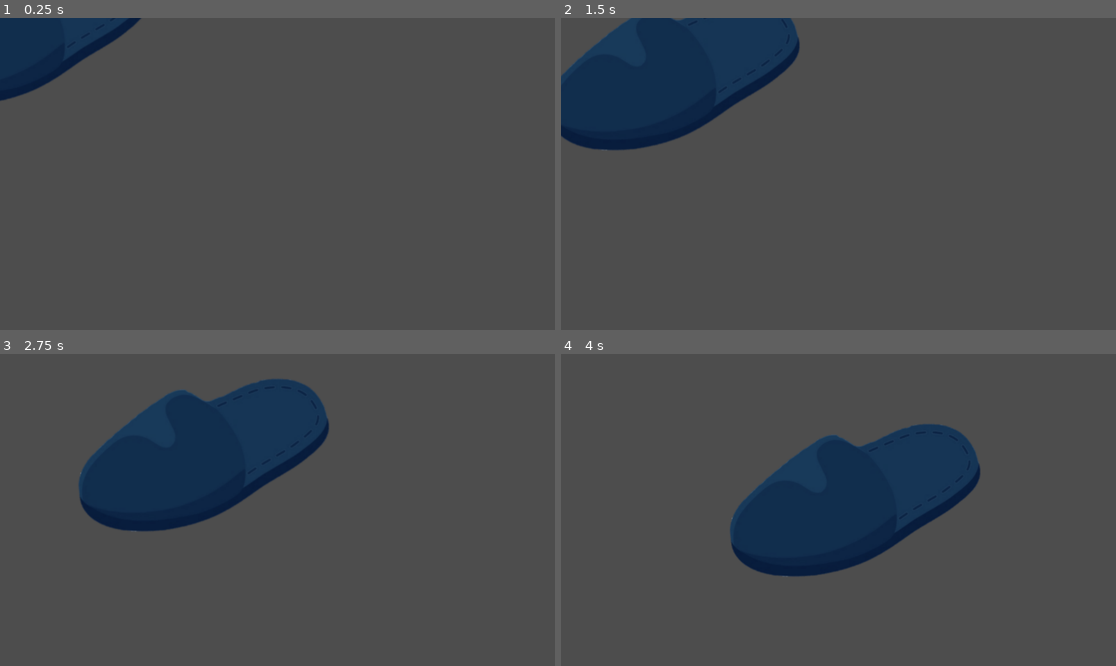
Above: before the commit, frames 1-4 (two rows, left to right).
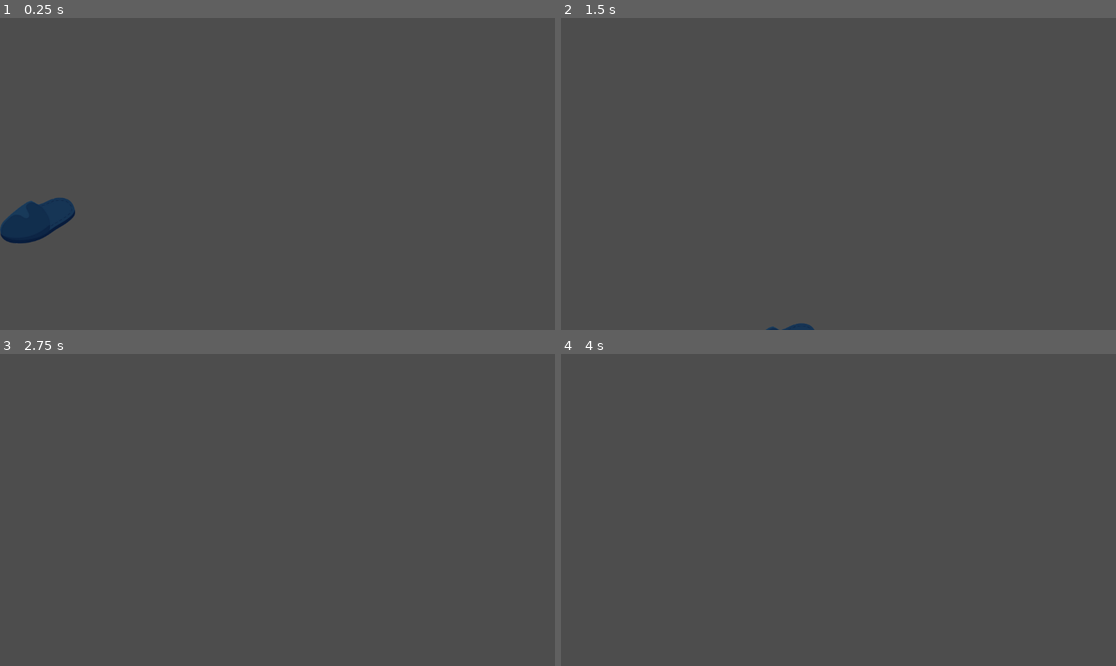
Above: after the commit, the same moments.

Repository: Youho1/Neko2D
Game: Godot game, scene res://Scene/heavy sripper.tscn
Two runs of this game, one before a commit and one after it. Both use one fixed random seed, a clock stepped at 60 frames per second and the inputs below. The project has no main scene, so this scene is started directly.
Inputs (mouse positions are in pixels of both pictures, inside the frame that each line leads up to):
- Up to frame 1 (0.25 s): no input
- Up to frame 2 (1.5 s): tap Enter (ui_accept) at 0.5, 0.77 s; move the mouse to (960, 158) at 0.52 s; hold Up (ui_up) 0.53-1.28 s; click (960, 158) at 0.6 s; move the mouse to (727, 189) at 1.27 s; hold Down (ui_down) from 1.28 s (still down); click (727, 189) at 1.35 s
- Up to frame 3 (2.75 s): tap Enter (ui_accept) at 1.52 s; move the mouse to (333, 441) at 2.02 s; release Down (ui_down) at 2.03 s; hold Up (ui_up) from 2.03 s (still down); click (333, 441) at 2.1 s
- Up to frame 4 (4 s): move the mouse to (810, 572) at 2.77 s; click (810, 572) at 2.85 s; tap Enter (ui_accept) at 3.02, 3.77 s; move the mouse to (1005, 556) at 3.52 s; release Up (ui_up) at 3.53 s; hold Down (ui_down) from 3.53 s (still down); click (1005, 556) at 3.6 s

The runs differ from the first frame. In frame 1, 5.3% of the frame differs, in the area x 0-26%, y 0-73%; in frame 2, 14%; in frame 3, 15%, in the area x 14-60%, y 8-57%; in frame 4, 15%.

Commit message:
スリッパが大きすぎたためサイズ修正 飛ぶ方向にランダム性を入れるなどしました(不要ならお手数ですが削ってください)

Diff:
--- a/Neko2D/Code/normalslipper.gd
+++ b/Neko2D/Code/normalslipper.gd
@@ -1,12 +1,14 @@
 extends Area2D
-var screen_size
+const DEFAULT_speed = 200
+var speed = DEFAULT_speed
 
 func _ready():
-	screen_size = get_viewport_rect().size
+	pass
 
 func _process(delta):
+	var random_y = rand_range(0, 401)
 	var velocity = Vector2()
-	velocity.x += 200
+	velocity.x += speed
 	position += velocity * delta
-	velocity.y += 200
+	velocity.y += random_y
 	position += velocity * delta
--- a/Neko2D/Scene/heavy sripper.gd
+++ b/Neko2D/Scene/heavy sripper.gd
@@ -1,12 +1,15 @@
 extends Area2D
-var screen_size
+const DEFAULT_speed = 150
+var speed = DEFAULT_speed
+var life = 5
 
 func _ready():
-	screen_size = get_viewport_rect().size
+	pass
 
 func _process(delta):
 	var velocity = Vector2()
-	velocity.x += 75
+	var random_y = rand_range(0, 401)
+	velocity.x += speed
 	position += velocity * delta
-	velocity.y += 75
+	velocity.y += random_y
 	position += velocity * delta
--- a/Neko2D/Scene/heavy sripper.tscn
+++ b/Neko2D/Scene/heavy sripper.tscn
@@ -4,16 +4,18 @@
 [ext_resource path="res://Scene/heavy sripper.gd" type="Script" id=2]
 
 [sub_resource type="CircleShape2D" id=1]
-radius = 146.697
+radius = 80.5247
 
 [node name="heavy sripper" type="Area2D"]
 script = ExtResource( 2 )
 
 [node name="SlipperHeavy" type="Sprite" parent="."]
+position = Vector2( 0, 359 )
+scale = Vector2( 0.3, 0.3 )
 texture = ExtResource( 1 )
 
 [node name="CollisionShape2D" type="CollisionShape2D" parent="."]
-position = Vector2( 6, 3 )
+position = Vector2( 3, 359 )
 rotation = 1.18682
-scale = Vector2( 0.9, 1.85 )
+scale = Vector2( 0.5, 1 )
 shape = SubResource( 1 )
--- a/Neko2D/Scene/light sripper.gd
+++ b/Neko2D/Scene/light sripper.gd
@@ -1,12 +1,14 @@
 extends Area2D
-var screen_size
+const DEFAULT_speed = 500
+var speed = DEFAULT_speed
 
 func _ready():
-	screen_size = get_viewport_rect().size
+	pass
 
 func _process(delta):
 	var velocity = Vector2()
-	velocity.x += 300
+	var random_y = rand_range(0, 401)
+	velocity.x += speed
 	position += velocity * delta
-	velocity.y += 300
+	velocity.y += random_y
 	position += velocity * delta
--- a/Neko2D/Scene/light sripper.tscn
+++ b/Neko2D/Scene/light sripper.tscn
@@ -4,16 +4,17 @@
 [ext_resource path="res://Scene/light sripper.gd" type="Script" id=2]
 
 [sub_resource type="CircleShape2D" id=1]
-radius = 148.142
+radius = 85.6197
 
 [node name="light sripper" type="Area2D"]
 script = ExtResource( 2 )
 
 [node name="SlipperLight" type="Sprite" parent="."]
+scale = Vector2( 0.3, 0.3 )
 texture = ExtResource( 1 )
 
 [node name="CollisionShape2D" type="CollisionShape2D" parent="."]
-position = Vector2( 7, -1.90735e-06 )
+position = Vector2( 4, 1.36424e-12 )
 rotation = 1.18682
-scale = Vector2( 0.9, 1.85 )
+scale = Vector2( 0.5, 1 )
 shape = SubResource( 1 )
--- a/Neko2D/Scene/normalslipper.tscn
+++ b/Neko2D/Scene/normalslipper.tscn
@@ -4,17 +4,19 @@
 [ext_resource path="res://Resources/slipper1.png" type="Texture" id=2]
 
 [sub_resource type="CircleShape2D" id=1]
-radius = 136.397
+radius = 66.5431
 
 [node name="normalslipper" type="Area2D"]
+scale = Vector2( 0.5, 0.5 )
 script = ExtResource( 1 )
 
 [node name="Slipper1" type="Sprite" parent="."]
 position = Vector2( 2.84217e-14, 2.84217e-14 )
+scale = Vector2( 0.5, 0.5 )
 texture = ExtResource( 2 )
 
 [node name="CollisionShape2D" type="CollisionShape2D" parent="."]
 position = Vector2( 7, -1 )
 rotation = 1.15192
-scale = Vector2( 0.9, 2 )
+scale = Vector2( 1, 2 )
 shape = SubResource( 1 )
--- a/Neko2D/project.godot
+++ b/Neko2D/project.godot
@@ -13,6 +13,11 @@
 config/name="Neko2D"
 config/features=PackedStringArray("4.0")
 config/icon="res://icon.png"
+
+[display]
+
+window/size/resizable=false
+window/stretch/aspect="keep"
 
 [gui]
 
Binary file added: Neko2D/Resources/keitodama_red.png
Not shown, added: Neko2D/Resources/keitodama_red.png.import
